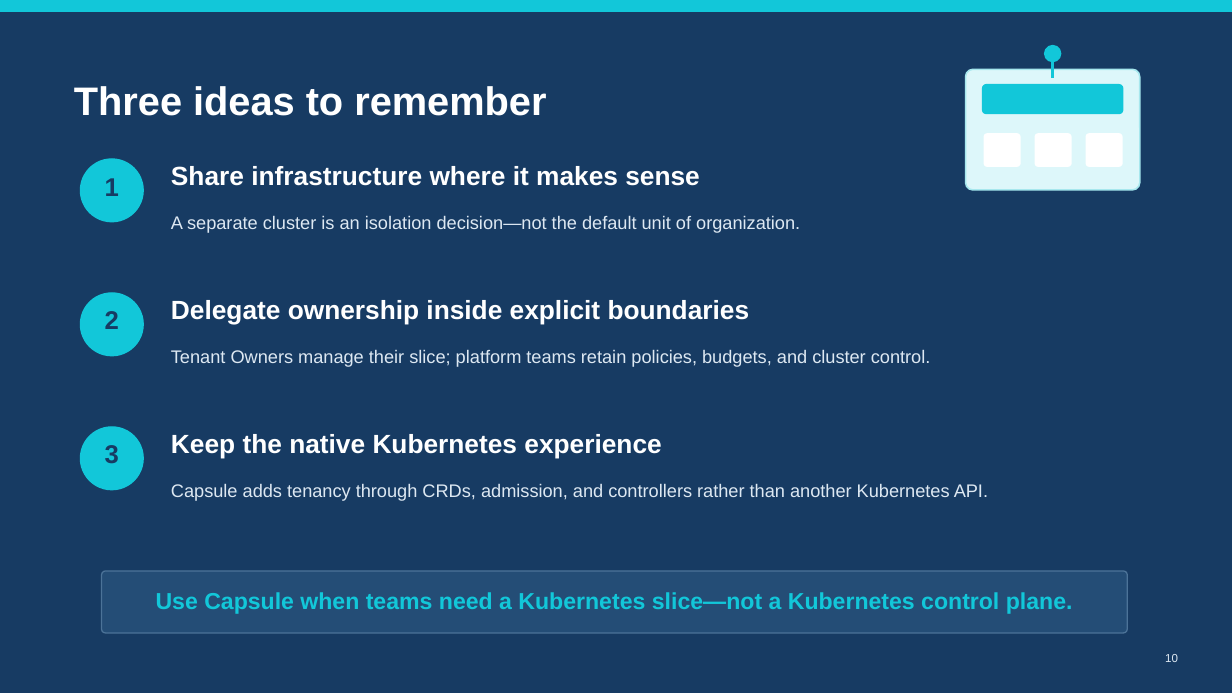
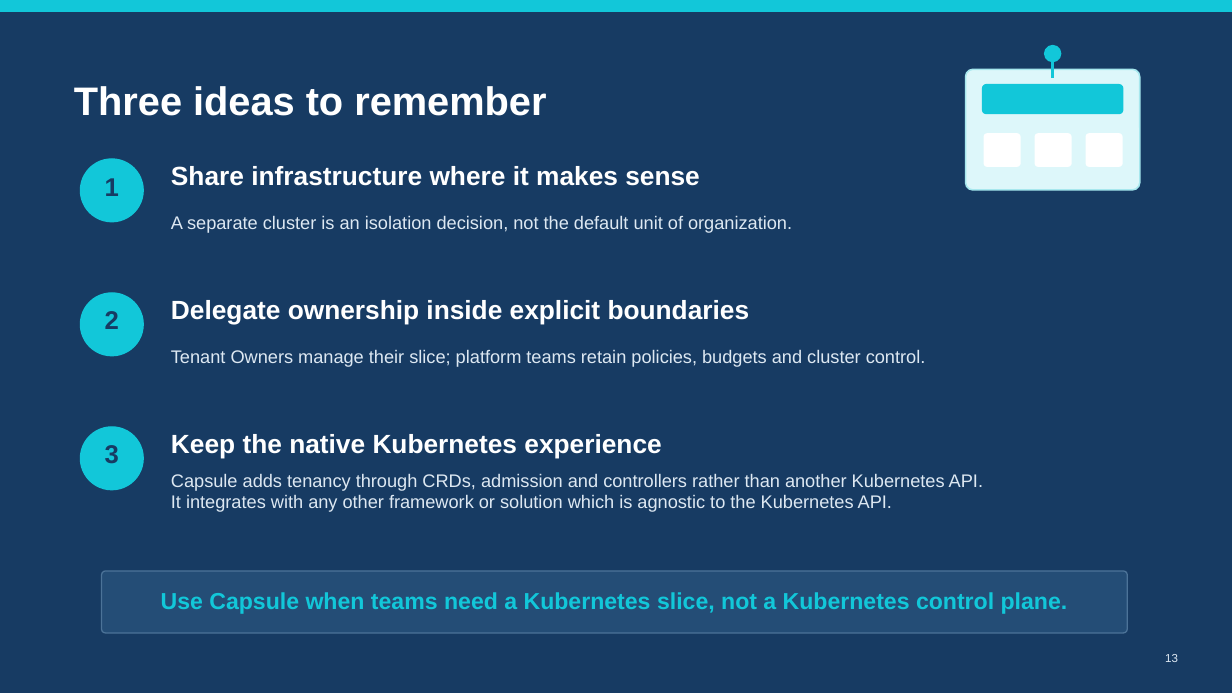
Before and after one commit to projectcapsule/website, a slide deck: slide 13 of presentations/Project_Capsule_Overview.pptx (slide 10 before the commit). Drawn at 1232x693 pixels with LibreOffice and Linux fonts; fonts in the diff are those of the drawing. Boxes give left, top, right and bottom in pixels: in the first picture for what was removed or moved away, otherwise in the second. Text is boxed around its words. In the diff, an @@ line names an element or a change of style, - is before the commit and + after.

Commit message:
feat: add presentation

```diff
--- a/presentations/Project_Capsule_Overview.pptx
+++ b/presentations/Project_Capsule_Overview.pptx
@@ text at <box>171,216,792,233</box>: text changed @@
-A separate cluster is an isolation decision—not the default unit of organization.
+A separate cluster is an isolation decision, not the default unit of organization.
@@ text at <box>171,350,926,367</box>: text changed @@
-Tenant Owners manage their slice; platform teams retain policies, budgets, and cluster control.
+Tenant Owners manage their slice; platform teams retain policies, budgets and cluster control.
@@ text at <box>171,474,983,512</box>: text changed @@
-Capsule adds tenancy through CRDs, admission, and controllers rather than another Kubernetes API.
+Capsule adds tenancy through CRDs, admission and controllers rather than another Kubernetes API. It integrates with any other framework or solution which is agnostic to the Kubernetes API.
@@ text at <box>161,592,1068,614</box>: text changed @@
-Use Capsule when teams need a Kubernetes slice—not a Kubernetes control plane.
+Use Capsule when teams need a Kubernetes slice, not a Kubernetes control plane.
@@ page number at <box>1165,654,1178,662</box>: text changed @@
-10
+13
```
Also in this commit, not shown: 7 other slides changed, 2 slides added.
